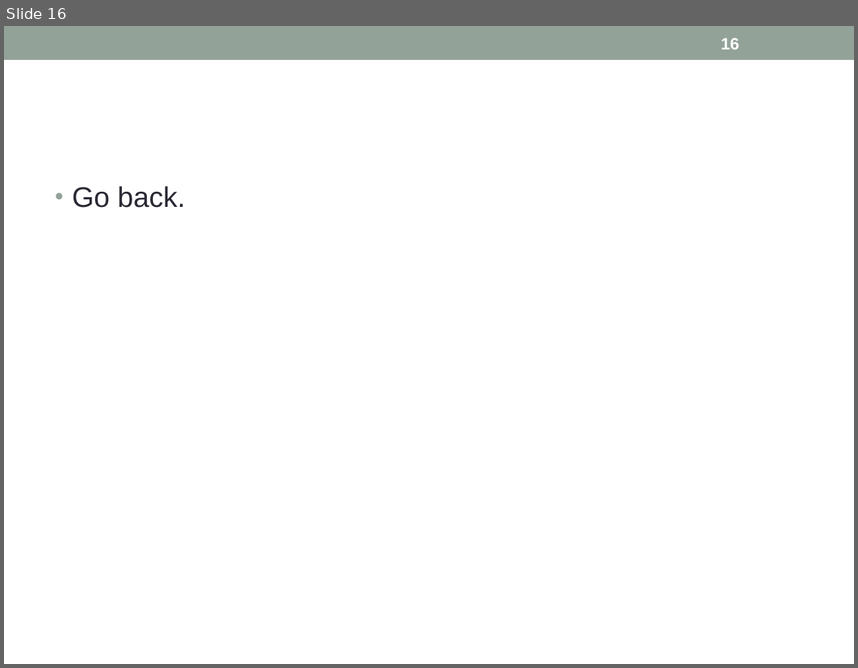
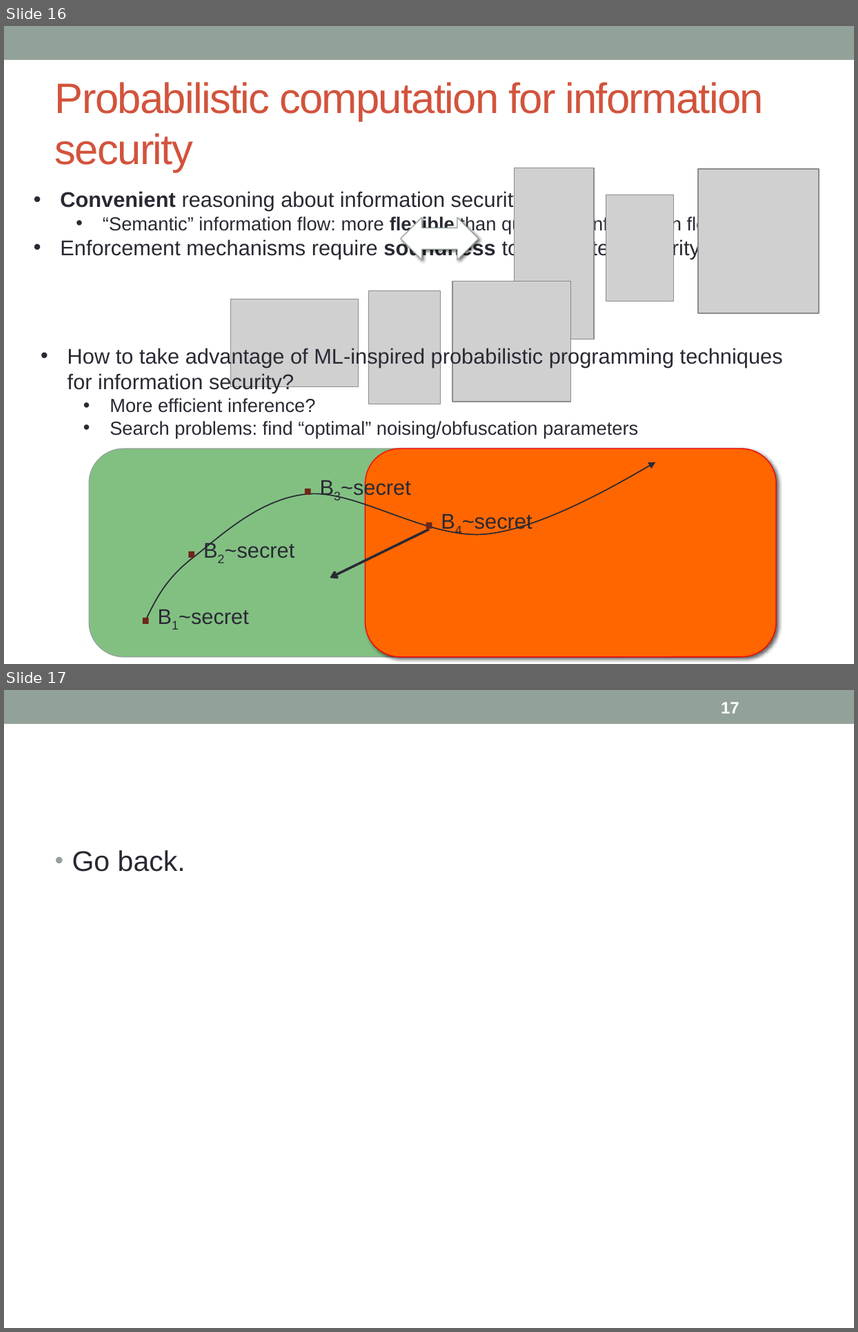
Before and after one commit to piotrm0/ppw12, a slide deck: pres/ppw12-pres.pptx. Shown one above the other, each under a label of ours: slide 16 before the commit, slides 16 and 17 after it. The pictures are 858x668 and 858x1332 pixels, drawn with LibreOffice and Linux fonts; fonts in the diff are those of the drawing; grey boxes stand for pictures. Boxes give left, top, right and bottom in pixels: in the first picture for what was removed or moved away, otherwise in the second. Text is boxed around its words. In the diff, an @@ line names an element or a change of style, - is before the commit and + after.

Commit message:
added a bit about optimal noise search at end

```diff
--- a/pres/ppw12-pres.pptx
+++ b/pres/ppw12-pres.pptx
@@ slide 16 added at <box>4,26,854,664</box>, background #FFFFFF; not listed: 1 template element that a slide beside it also shows @@
@@ title added at <box>55,82,764,172</box>, 36 pt, text #D2533C @@
+Probabilistic computation for information security
@@ picture added at <box>514,168,594,340</box> @@
@@ picture added at <box>699,169,819,313</box> @@
@@ text added at <box>60,190,721,259</box>, 18 pt, text #292934 @@
+• Convenient reasoning about information security.
+  • “Semantic” information flow: more flexible than quantified information flow
+• Enforcement mechanisms require soundness to guarantee security conditions.
@@ picture added at <box>606,194,674,301</box> @@
@@ left right arrow added at <box>401,217,479,260</box>, fill #FFFFFF, outline #93A299 0.75 pt @@
@@ picture added at <box>369,290,441,403</box> @@
@@ picture added at <box>452,281,571,402</box> @@
@@ picture added at <box>231,299,359,386</box> @@
@@ text added at <box>67,346,783,439</box>, 18 pt, text #292934 @@
+• How to take advantage of ML-inspired probabilistic programming techniques for information security?
+  • More efficient inference?
+  • Search problems: find “optimal” noising/obfuscation parameters
@@ group added at <box>89,448,776,657</box>: 4 texts, 2 rounded rectangles, 1 freeform shape @@
+. B1~secret
+. B2~secret
+. B3~secret
+. B4~secret
@@ arrow added from (429, 529) to (330, 578), #292934 2.08 pt @@
@@ what was slide 16 is now slide 17 @@
@@ page number at <box>721,702,740,713</box>: text changed @@
-16
+17
```
Also in this commit, not shown: 2 slides changed.
